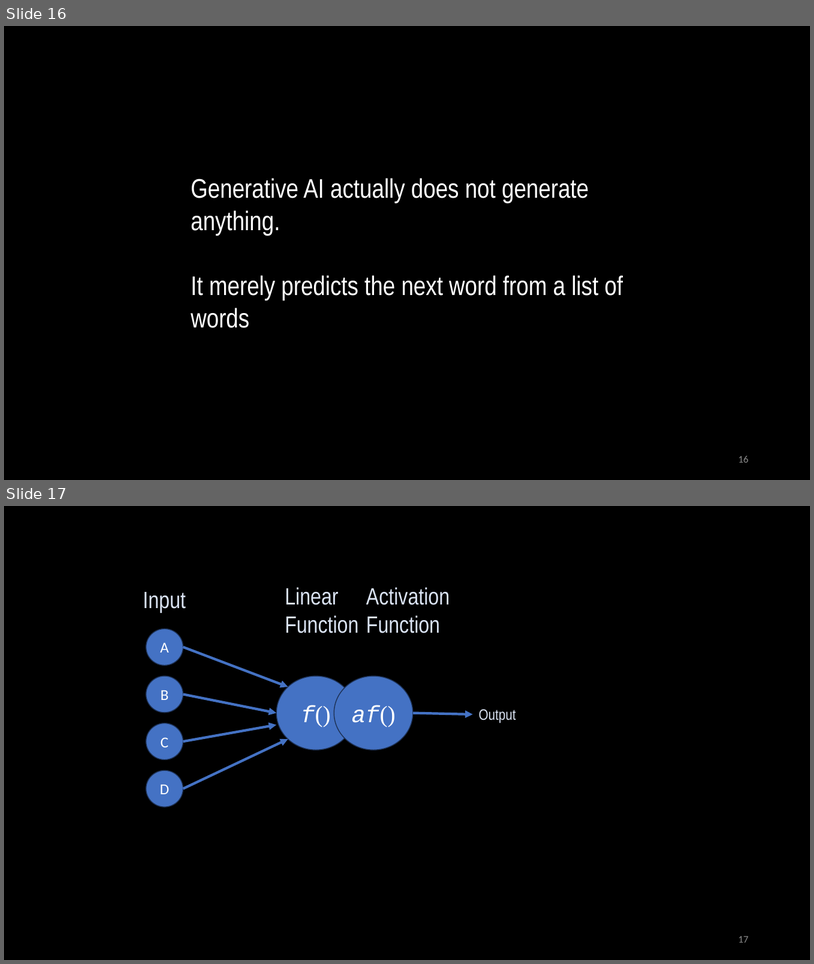
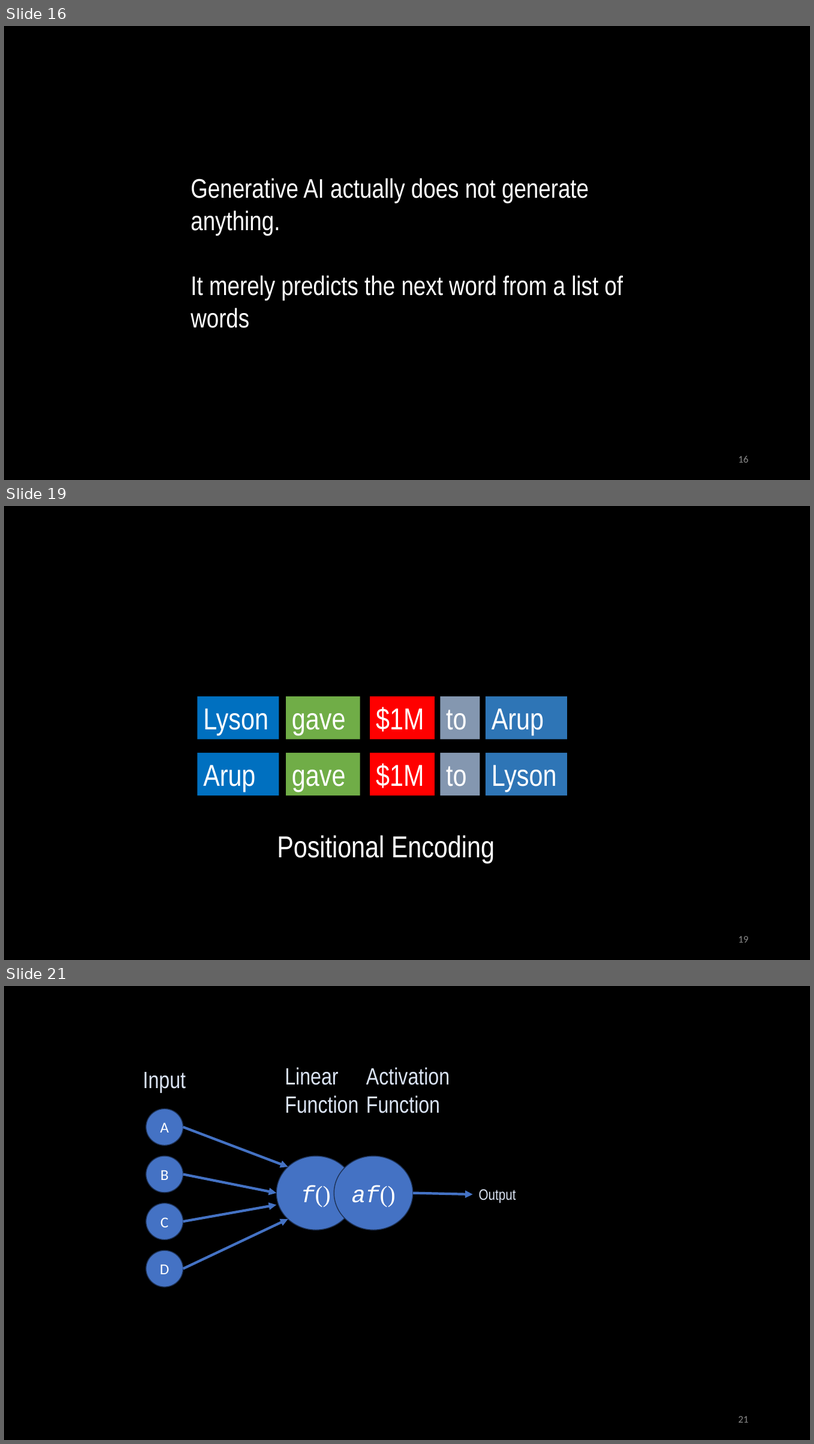
Before and after one commit to arupnanda/noug-llama-with-rag, a slide deck: GenAI from Beginner to Advanced.pptx. Shown one above the other, each under a label of ours: slides 16 and 17 before the commit, slides 16, 19 and 21 after it; the slides between them are not shown. The pictures are 814x964 and 814x1444 pixels, drawn with LibreOffice and Linux fonts; fonts in the diff are those of the drawing. Boxes give left, top, right and bottom in pixels: in the first picture for what was removed or moved away, otherwise in the second. Text is boxed around its words. In the diff, an @@ line names an element or a change of style, - is before the commit and + after.

```diff
--- a/GenAI from Beginner to Advanced.pptx
+++ b/GenAI from Beginner to Advanced.pptx
@@ slide 19 added at bbox=[4, 506, 810, 960], background #000000 @@
@@ rectangle added at bbox=[198, 697, 279, 739], fill #0070C0, 36 pt, text #FFFFFF @@
+Lyson
@@ rectangle added at bbox=[286, 697, 360, 739], fill #70AD47, 36 pt, text #FFFFFF @@
+gave
@@ rectangle added at bbox=[370, 697, 435, 739], fill #FF0000, 36 pt, text #FFFFFF @@
+$1M
@@ rectangle added at bbox=[441, 697, 481, 739], fill #8497B0, 36 pt, text #FFFFFF @@
+to
@@ rectangle added at bbox=[486, 697, 568, 739], fill #2E75B6, 36 pt, text #FFFFFF @@
+Arup
@@ rectangle added at bbox=[198, 753, 279, 796], fill #0070C0, 36 pt, text #FFFFFF @@
+Arup
@@ rectangle added at bbox=[286, 753, 360, 796], fill #70AD47, 36 pt, text #FFFFFF @@
+gave
@@ rectangle added at bbox=[370, 753, 435, 796], fill #FF0000, 36 pt, text #FFFFFF @@
+$1M
@@ rectangle added at bbox=[441, 753, 481, 796], fill #8497B0, 36 pt, text #FFFFFF @@
+to
@@ rectangle added at bbox=[486, 753, 568, 796], fill #2E75B6, 36 pt, text #FFFFFF @@
+Lyson
@@ text added at bbox=[277, 835, 495, 863], 36 pt, text #FFFFFF @@
+Positional Encoding
@@ page number added at bbox=[738, 936, 749, 942], 12 pt, text #8C8C8C @@
+19
@@ what was slide 17 is now slide 21 @@
@@ page number at bbox=[738, 1416, 749, 1422]: text changed @@
-17
+21
```
Also in this commit, not shown: 3 other slides added.
